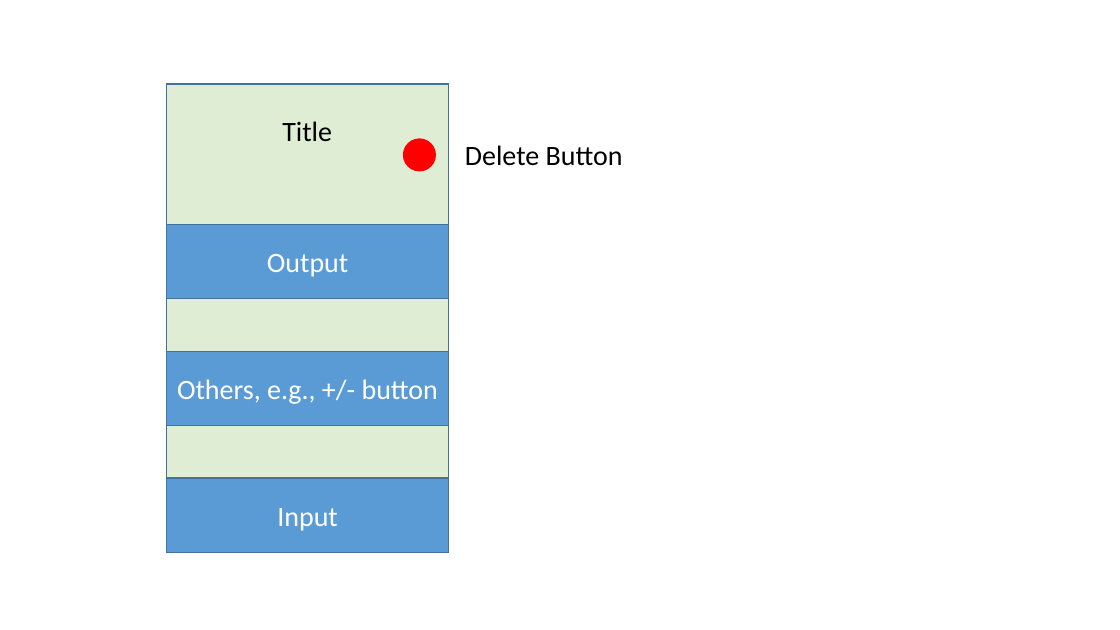
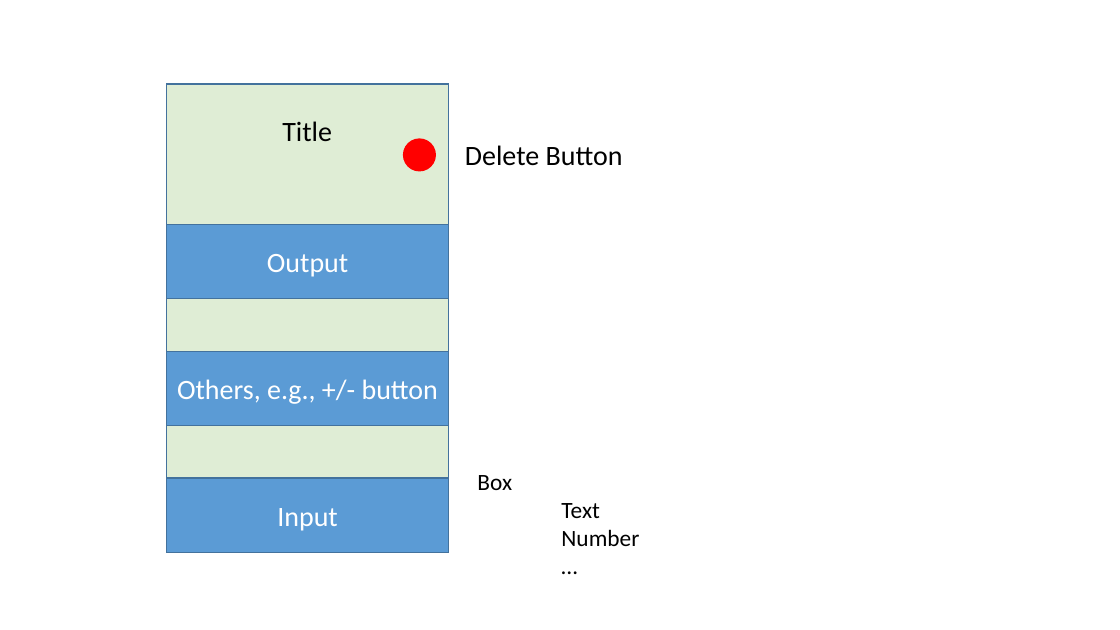
Before and after one commit to zhaozj89/Live-Emoji, a slide deck: slide 3 of doc/diagram.pptx. Drawn at 1120x630 pixels with LibreOffice and Linux fonts; fonts in the diff are those of the drawing. Boxes give left, top, right and bottom in pixels: in the first picture for what was removed or moved away, otherwise in the second. Text is boxed around its words. In the diff, an @@ line names an element or a change of style, - is before the commit and + after.

```diff
--- a/doc/diagram.pptx
+++ b/doc/diagram.pptx
@@ text added at (x1=477, y1=475, x2=639, y2=546), 20 pt, text #000000 @@
+Box
+Text
+Number
+…
```
Also in this commit, not shown: 5 other files.
